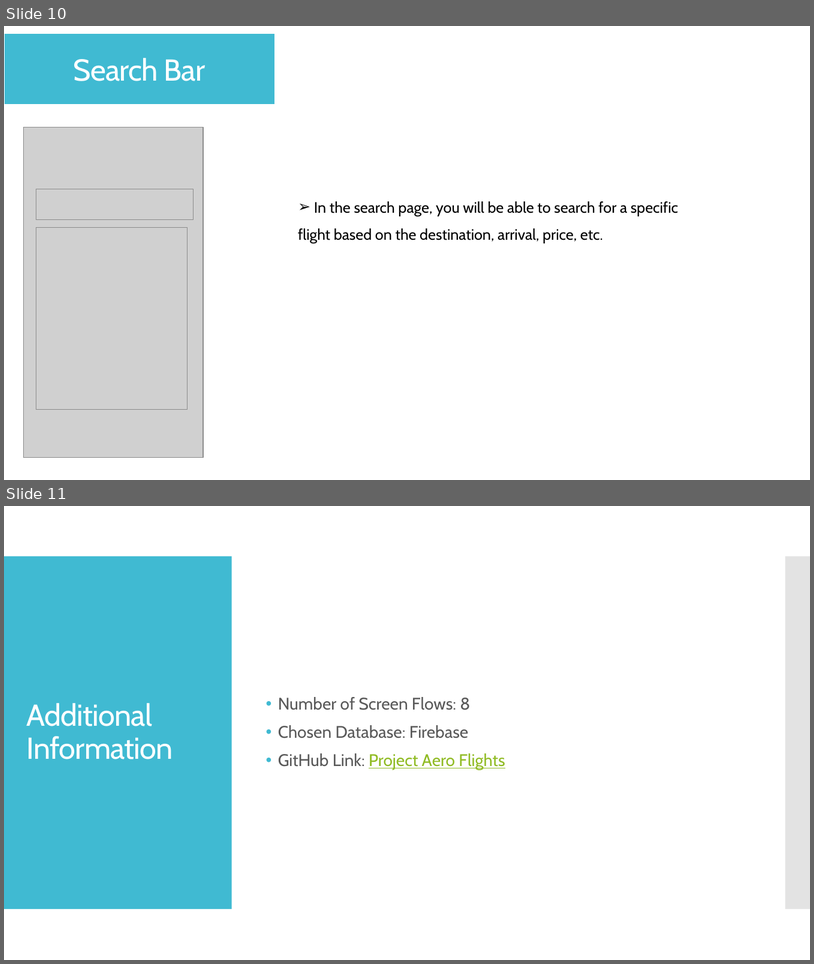
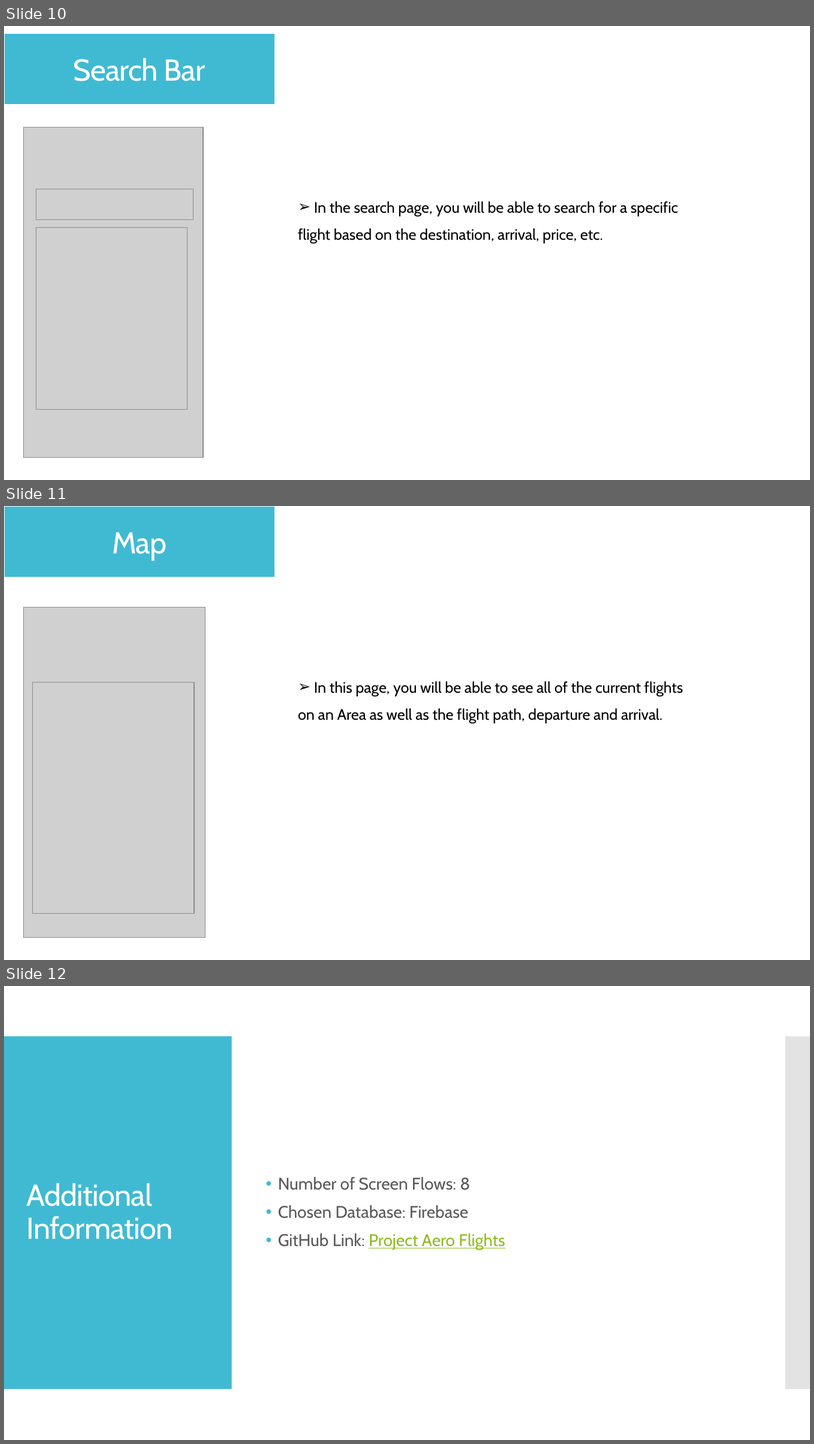
Before and after one commit to adinashby-vanier-college/app-dev-2-project-imro1, a slide deck: Aero_Flights_Deliverable_0.pptx. Shown one above the other, each under a label of ours: slides 10 and 11 before the commit, slides 10, 11 and 12 after it. The pictures are 814x964 and 814x1444 pixels, drawn with LibreOffice and Linux fonts; fonts in the diff are those of the drawing; grey boxes stand for pictures. Boxes give left, top, right and bottom in pixels: in the first picture for what was removed or moved away, otherwise in the second. Text is boxed around its words. In the diff, an @@ line names an element or a change of style, - is before the commit and + after.

```diff
--- a/Aero_Flights_Deliverable_0.pptx
+++ b/Aero_Flights_Deliverable_0.pptx
@@ slide 11 added at (4, 506, 810, 960), background #FFFFFF @@
@@ rectangle added at (4, 506, 275, 577), fill #40BAD2, outline #FFFFFF 0.85 pt, 36 pt, text #FFFFFF @@
+Map
@@ picture added at (23, 607, 206, 937) @@
@@ picture added at (33, 682, 195, 913) @@
@@ text added at (298, 681, 684, 723), 18 pt, text #000000 @@
+➢ In this page, you will be able to see all of the current flights on an Area as well as the flight path, departure and arrival.
@@ what was slide 11 is now slide 12 @@
```
Also in this commit, not shown: 2 slides changed.
